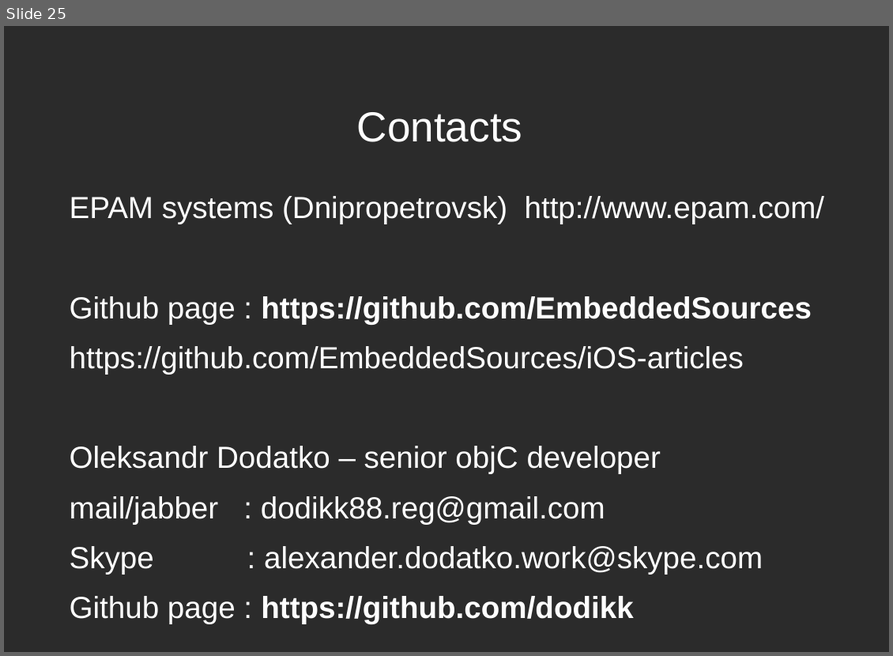
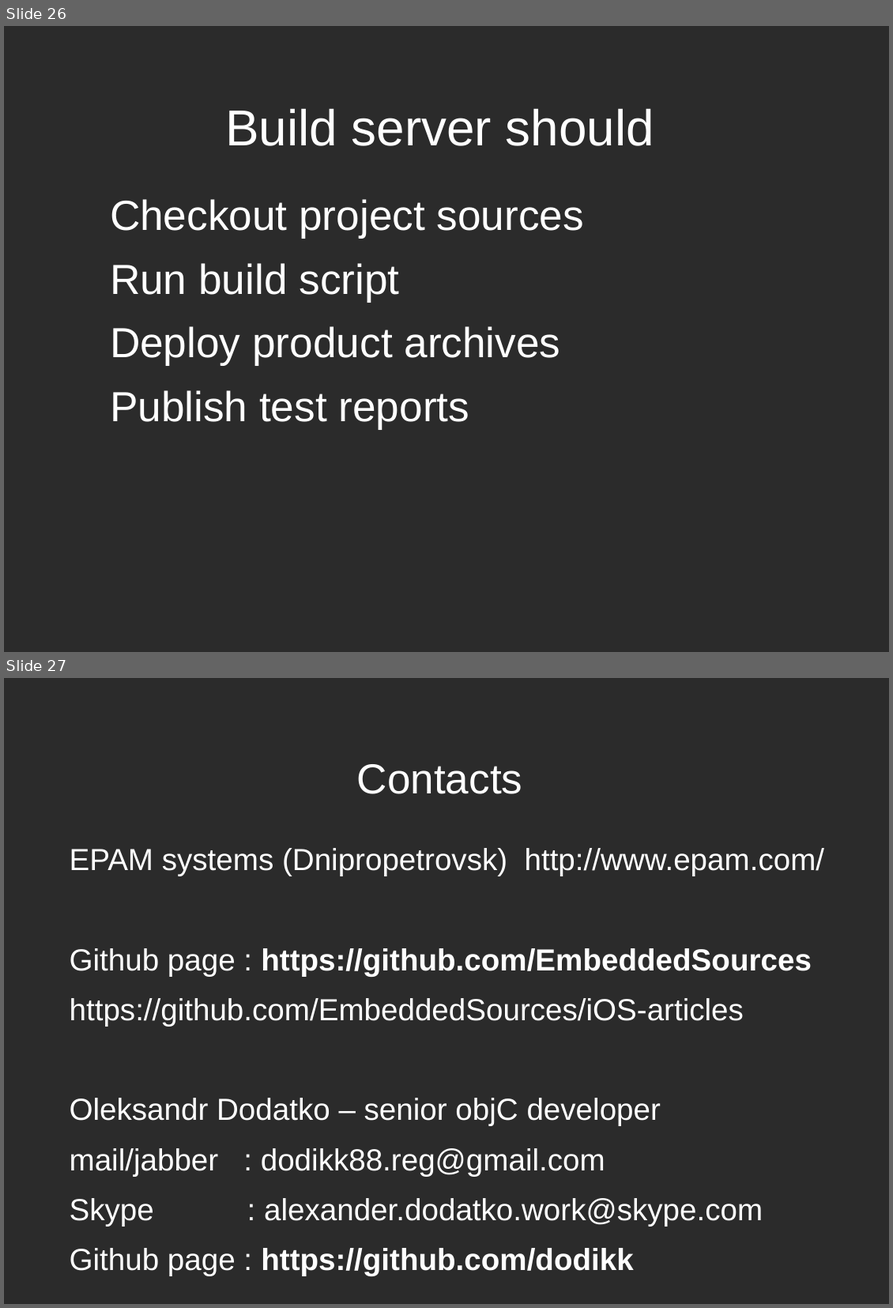
Before and after one commit to dodikk/iOS-articles, a slide deck: 3-iContiniousIntegration/ciPresentation.odp. Shown one above the other, each under a label of ours: slide 25 before the commit, slides 26 and 27 after it. The pictures are 893x656 and 893x1308 pixels, drawn with LibreOffice and Linux fonts; fonts in the diff are those of the drawing; background and template pictures are left out; a plain dark background stands for a picture behind light text. Boxes give left, top, right and bottom in pixels: in the first picture for what was removed or moved away, otherwise in the second. Text is boxed around its words. In the diff, an @@ line names an element or a change of style, - is before the commit and + after.

Commit message:
Added build script description. Fixed deployment diagrams. Fixed text formatting

```diff
--- a/3-iContiniousIntegration/ciPresentation.odp
+++ b/3-iContiniousIntegration/ciPresentation.odp
@@ slide 26 added at [4, 26, 889, 652], background picture (left out) @@
@@ title added at [225, 108, 654, 146], 48 pt, text #FFFFFF @@
+Build server should
@@ text added at [110, 199, 584, 430], 40 pt, text #FFFFFF @@
+Checkout project sources
+Run build script
+Deploy product archives
+Publish test reports
@@ what was slide 25 is now slide 27 @@
```
Also in this commit, not shown: 5 slides changed, 1 other slide added.
